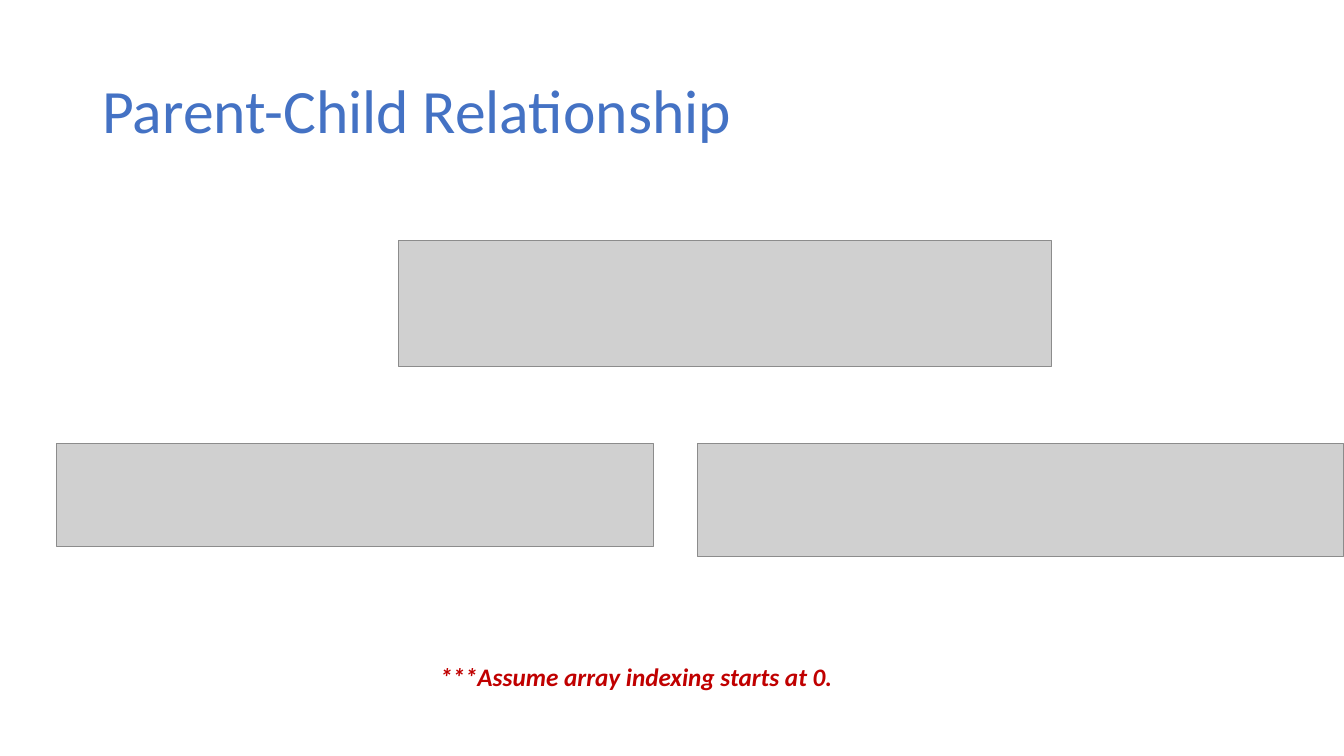
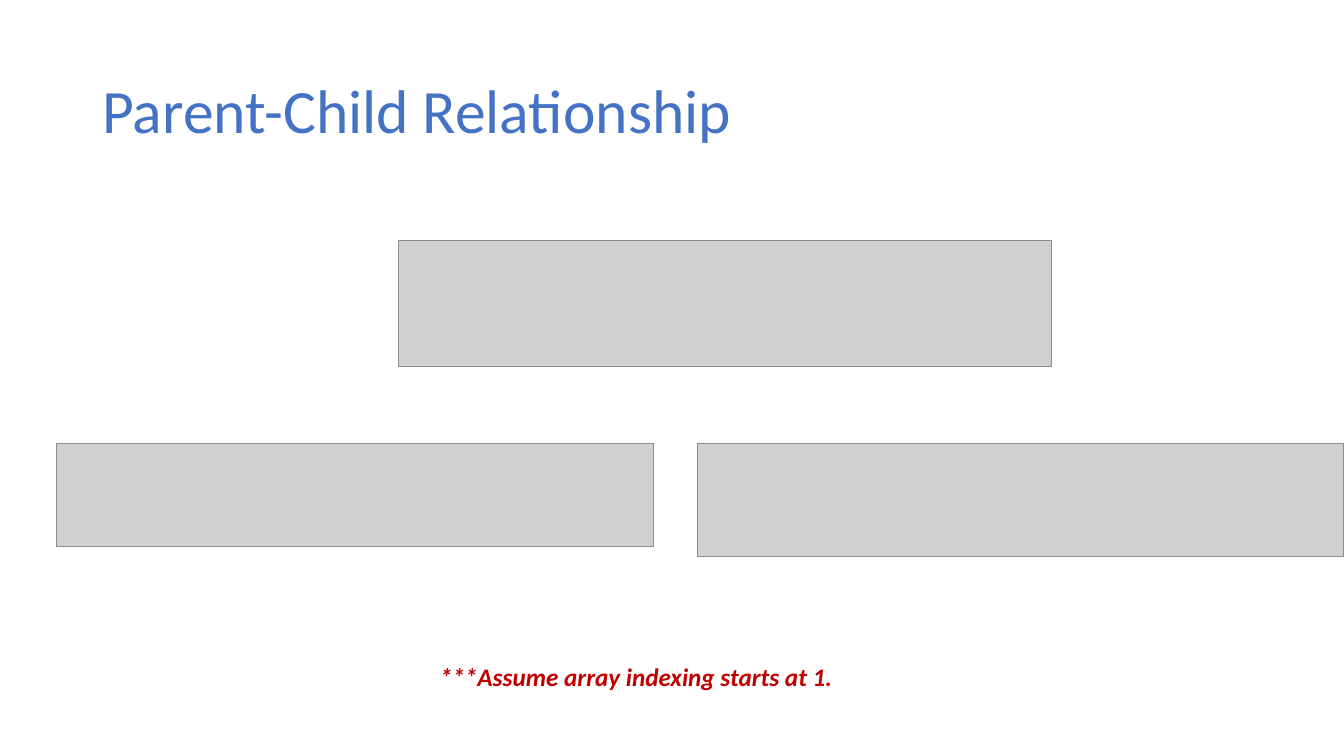
Before and after one commit to ekkapotc/EA, a slide deck: slide 10 of Lectures/Lecture 3.pptx. Drawn at 1344x756 pixels with LibreOffice and Linux fonts; fonts in the diff are those of the drawing; grey boxes stand for pictures. Boxes give left, top, right and bottom in pixels: in the first picture for what was removed or moved away, otherwise in the second. Text is boxed around its words. In the diff, an @@ line names an element or a change of style, - is before the commit and + after.

```diff
--- a/Lectures/Lecture 3.pptx
+++ b/Lectures/Lecture 3.pptx
@@ text at [440,668,832,691]: text changed @@
-***Assume array indexing starts at 0.
+***Assume array indexing starts at 1.
```
Also in this commit, not shown: 1 other file.
